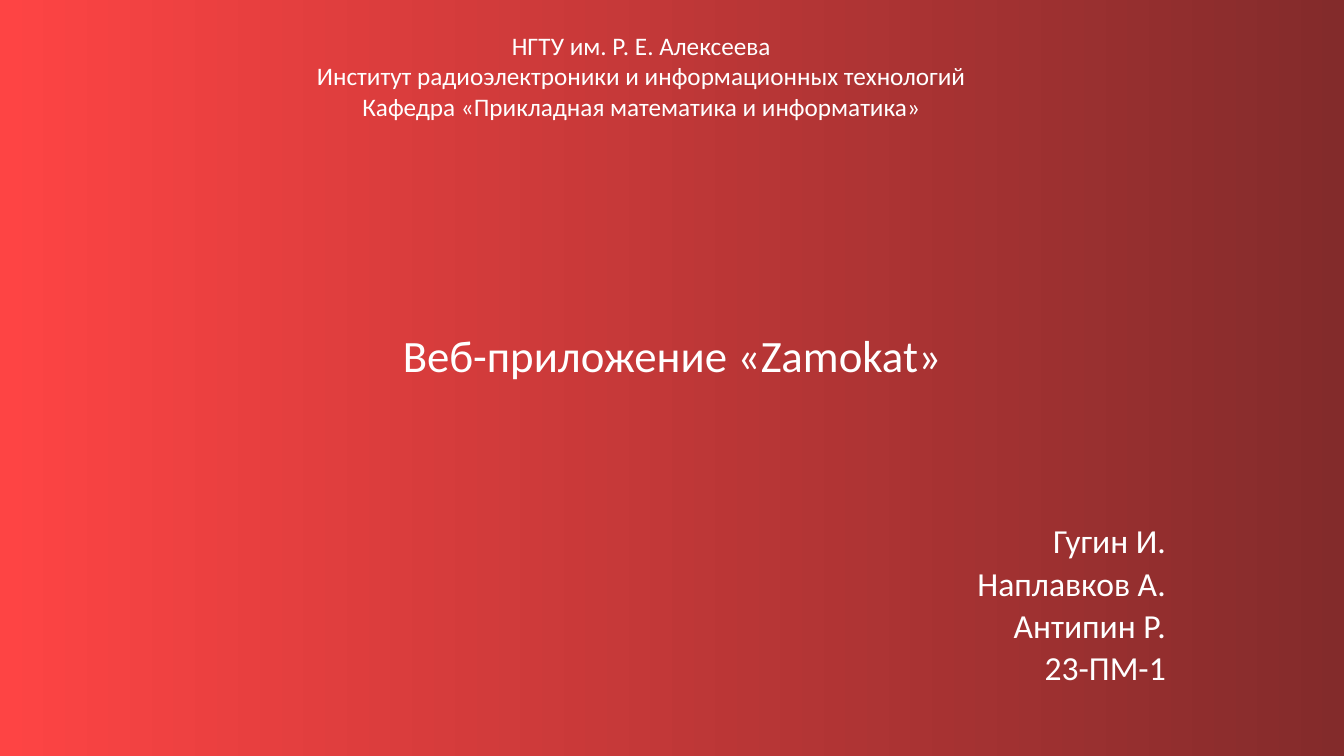
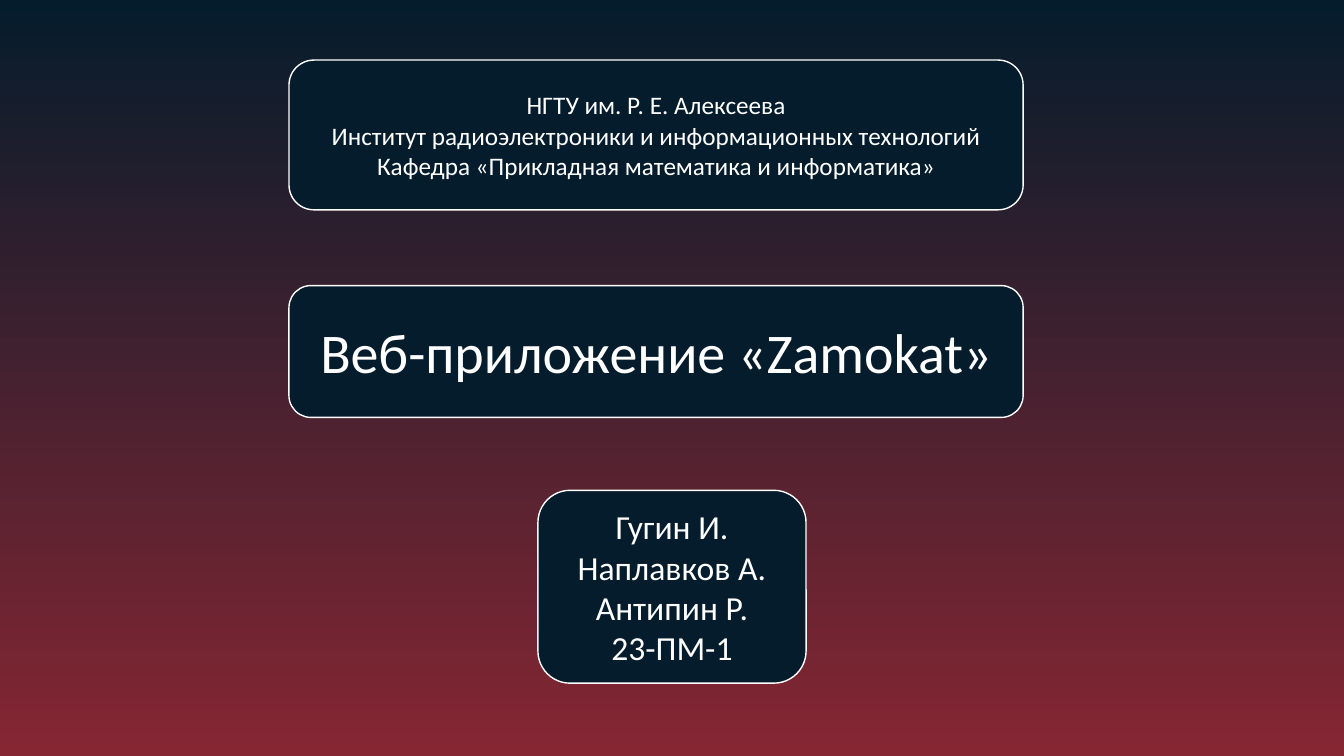
Before and after one commit to artemnaplavkov/Samokat_Website, a slide deck: slide 1 of Проект самокат bruh.pptx. Drawn at 1344x756 pixels with LibreOffice and Linux fonts; fonts in the diff are those of the drawing. Boxes give left, top, right and bottom in pixels: in the first picture for what was removed or moved away, otherwise in the second. Text is boxed around its words. In the diff, an @@ line names an element or a change of style, - is before the commit and + after.

```diff
--- a/Проект самокат bruh.pptx
+++ b/Проект самокат bruh.pptx
@@ background gradient #FE4444 to #832B2B to gradient #051C2C to #862633 @@
@@ rounded rectangle "НГТУ им. Р. Е. Алексеева": place and size @@
-rounded rectangle "НГТУ им. Р. Е. Алексеева" at [317,39,965,120]
+rounded rectangle "НГТУ им. Р. Е. Алексеева" at [289,60,1023,211]
@@ rounded rectangle "НГТУ им. Р. Е. Алексеева" at [289,60,1023,211]: vertical alignment top to middle; fill none to #051C2C; outline none to #FFFFFF 1 pt @@
@@ rounded rectangle "Веб-приложение «Zamokat»": place and size @@
-rounded rectangle "Веб-приложение «Zamokat»" at [403,341,941,380]
+rounded rectangle "Веб-приложение «Zamokat»" at [289,285,1023,417]
@@ rounded rectangle "Веб-приложение «Zamokat»" at [289,285,1023,417]: size 32 to 40 pt; line spacing 1.3 to 1; vertical alignment bottom to middle; fill none to #051C2C; outline none to #FFFFFF 1 pt @@
@@ rounded rectangle "Гугин И.": place and size @@
-rounded rectangle "Гугин И." at [977,531,1166,681]
+rounded rectangle "Гугин И." at [538,490,807,683]
@@ rounded rectangle "Гугин И." at [538,490,807,683]: alignment right to centre; line spacing 0.7 to 1; less space between paragraphs; vertical alignment top to middle; fill none to #051C2C; outline none to #FFFFFF 1 pt @@
```
Also in this commit, not shown: 11 other slides changed.
